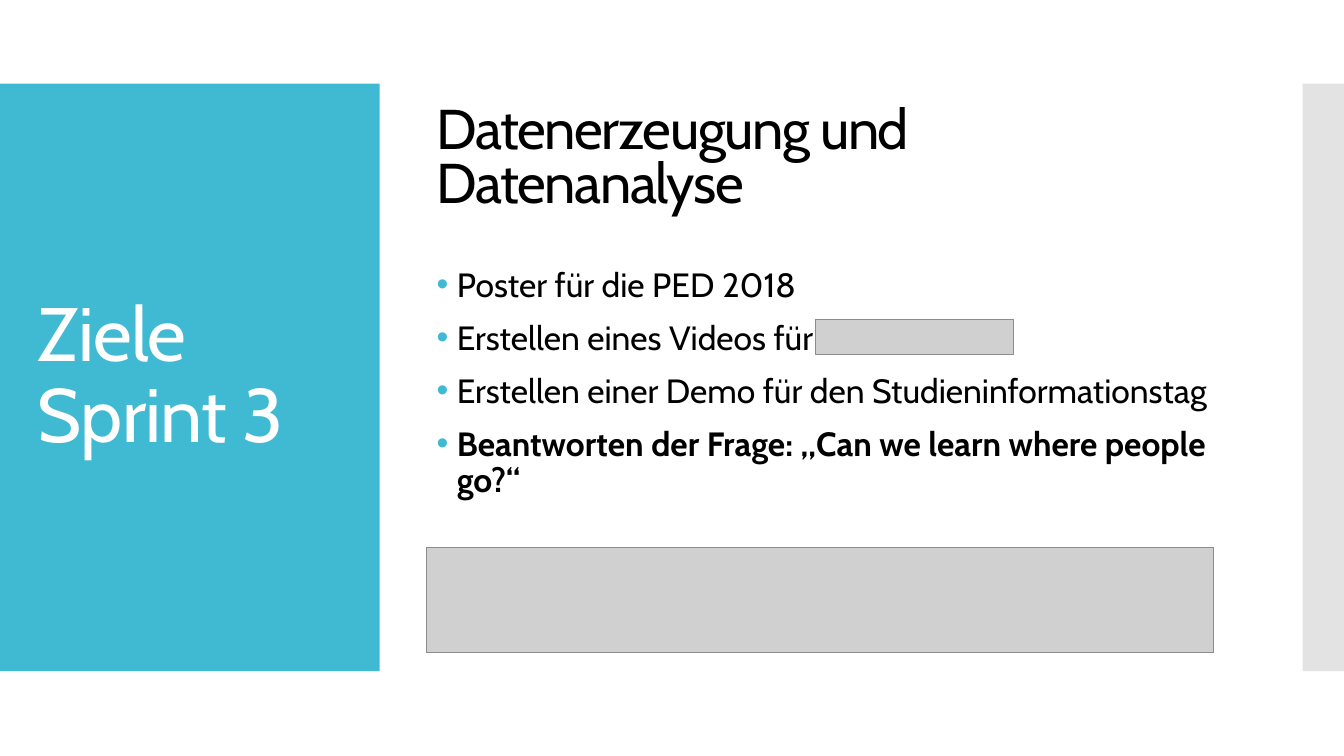
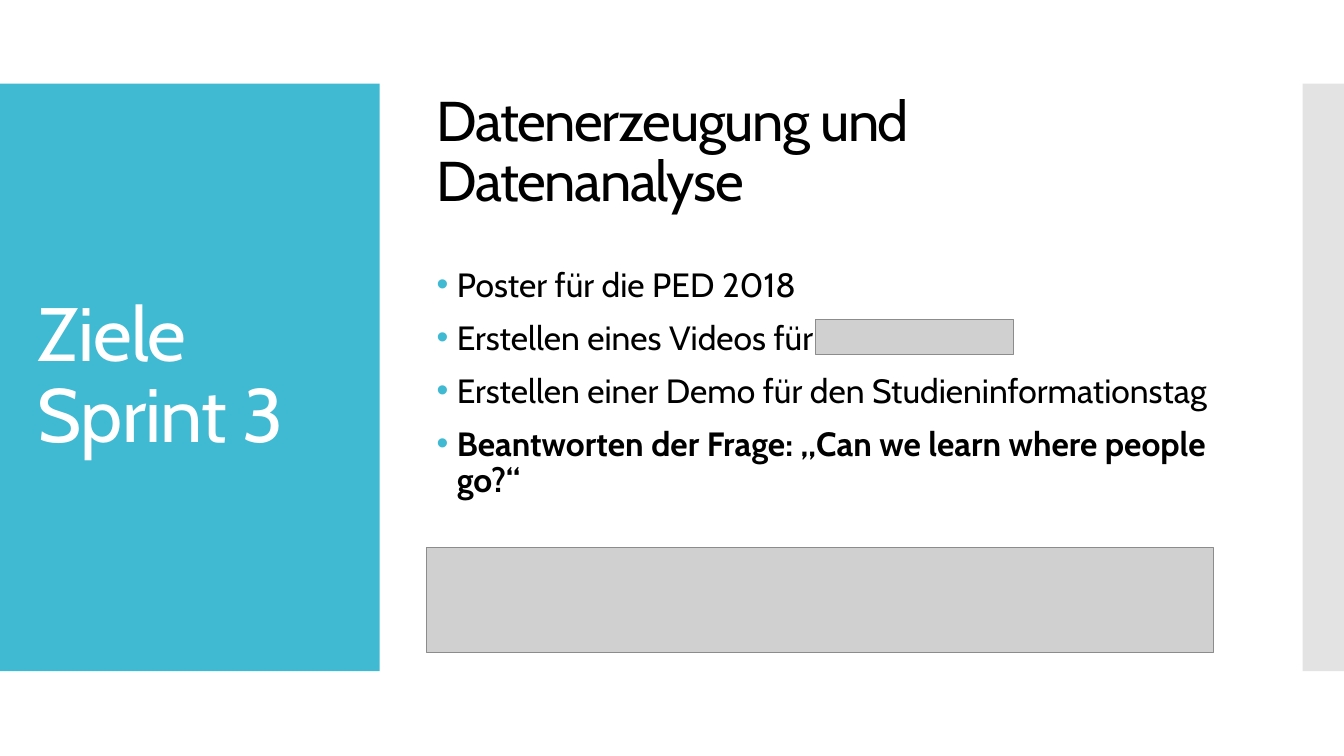
Before and after one commit to Datagroup-ModSim/ModSim17-data-generation-filters, a slide deck: slide 8 of presentations/Sprint 2/Rebecca_Do_Julian_Lisa+Anita.pptx. Drawn at 1344x756 pixels with LibreOffice and Linux fonts; fonts in the diff are those of the drawing; grey boxes stand for pictures. Boxes give left, top, right and bottom in pixels: in the first picture for what was removed or moved away, otherwise in the second. Text is boxed around its words. In the diff, an @@ line names an element or a change of style, - is before the commit and + after.

```diff
--- a/presentations/Sprint 2/Rebecca_Do_Julian_Lisa+Anita.pptx
+++ b/presentations/Sprint 2/Rebecca_Do_Julian_Lisa+Anita.pptx
@@ text "Datenerzeugung und Datenanalyse" at (437,99,909,214): line spacing 0.8 to 0.9 @@
```
Also in this commit, not shown: 2 other slides changed, 3 slides added, 2 slides removed, 2 other files.
